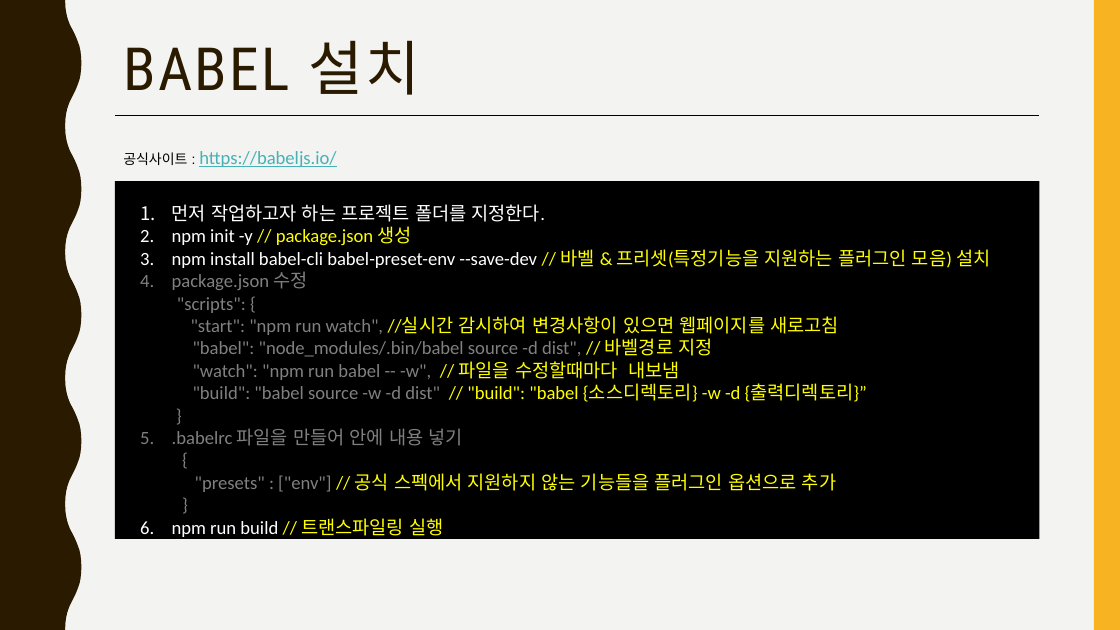
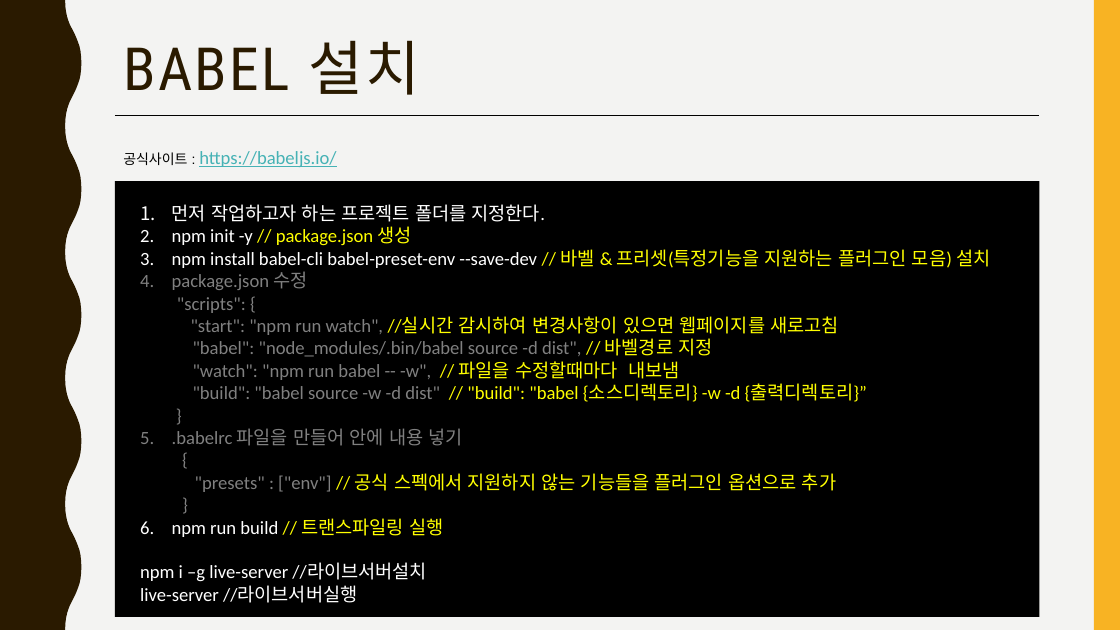
Before and after one commit to jangmang/ECMAScript6-ECMAScript201-, a slide deck: slide 18 of ES6.pptx. Drawn at 1120x630 pixels with LibreOffice and Linux fonts; fonts in the diff are those of the drawing. Boxes give left, top, right and bottom in pixels: in the first picture for what was removed or moved away, otherwise in the second. Text is boxed around its words. In the diff, an @@ line names an element or a change of style, - is before the commit and + after.

```diff
--- a/ES6.pptx
+++ b/ES6.pptx
@@ rectangle: place and size @@
-rectangle at (115, 181, 1040, 539)
+rectangle at (115, 181, 1040, 618)
@@ text at (140, 563, 426, 603): paragraphs added @@
+npm i –g live-server //라이브서버설치
+live-server //라이브서버실행
```
Also in this commit, not shown: 5 other slides changed.
